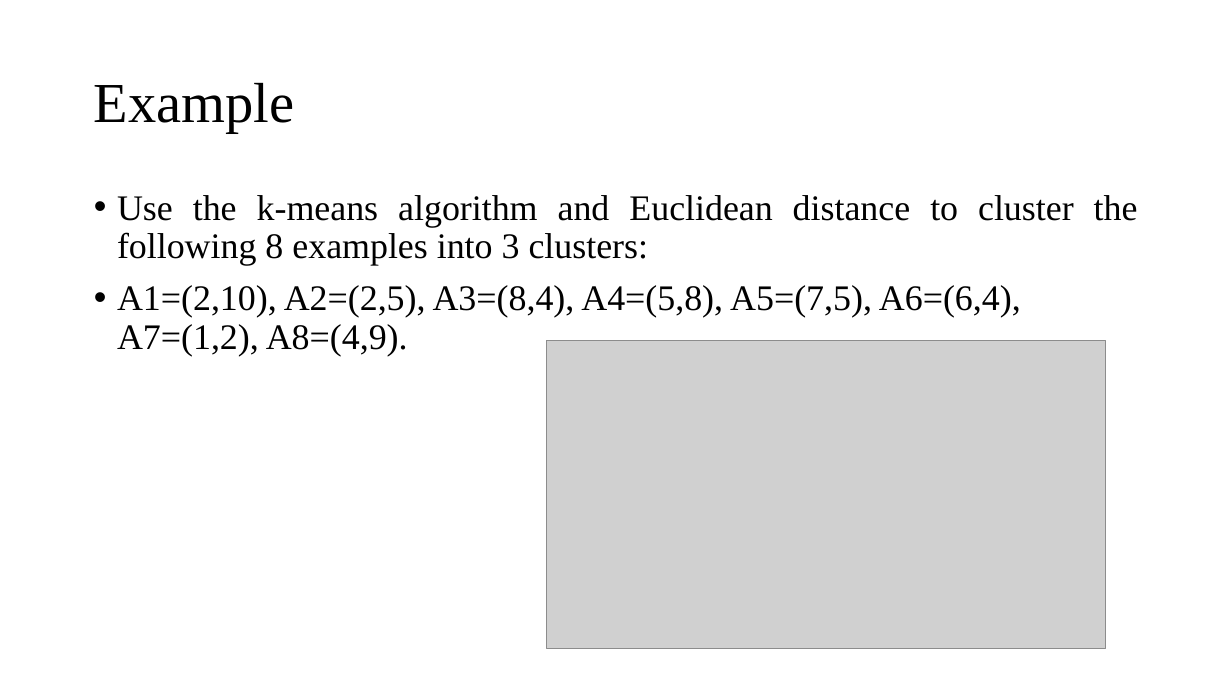
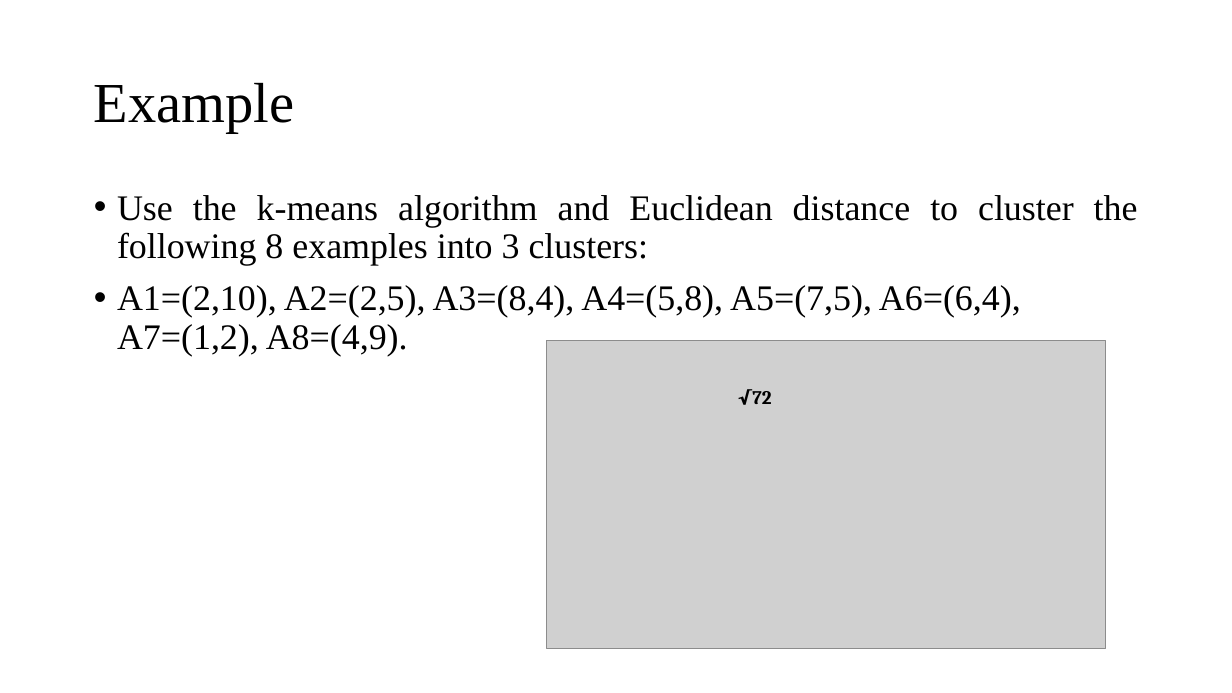
Before and after one commit to Shah-Aayush/semester-5-materials, a slide deck: slide 8 of ML - Machine Learning/Notes/KMeans_KMedoids_Hierarchical.pptx. Drawn at 1232x693 pixels with LibreOffice and Linux fonts; fonts in the diff are those of the drawing; grey boxes stand for pictures. Boxes give left, top, right and bottom in pixels: in the first picture for what was removed or moved away, otherwise in the second. Text is boxed around its words. In the diff, an @@ line names an element or a change of style, - is before the commit and + after.

```diff
--- a/ML - Machine Learning/Notes/KMeans_KMedoids_Hierarchical.pptx
+++ b/ML - Machine Learning/Notes/KMeans_KMedoids_Hierarchical.pptx
@@ text added at [738, 389, 772, 405], 15 pt, text #000000, bold @@
+√72
```
Also in this commit, not shown: 22 other files.
